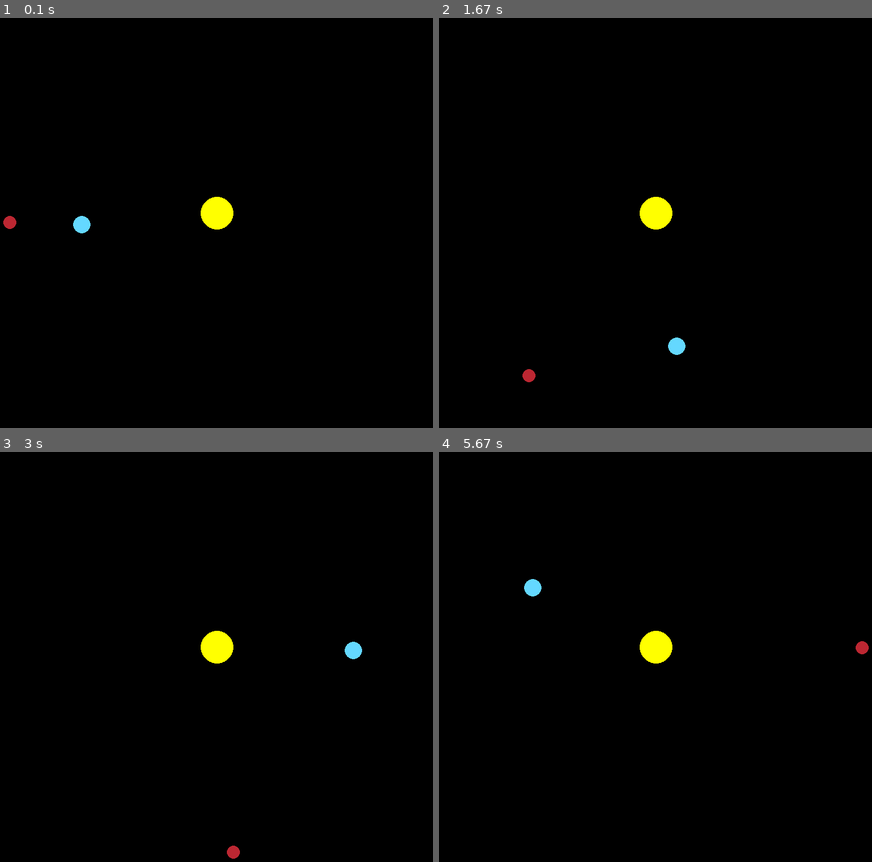
Above: before the commit, frames 1-4 (two rows, left to right).
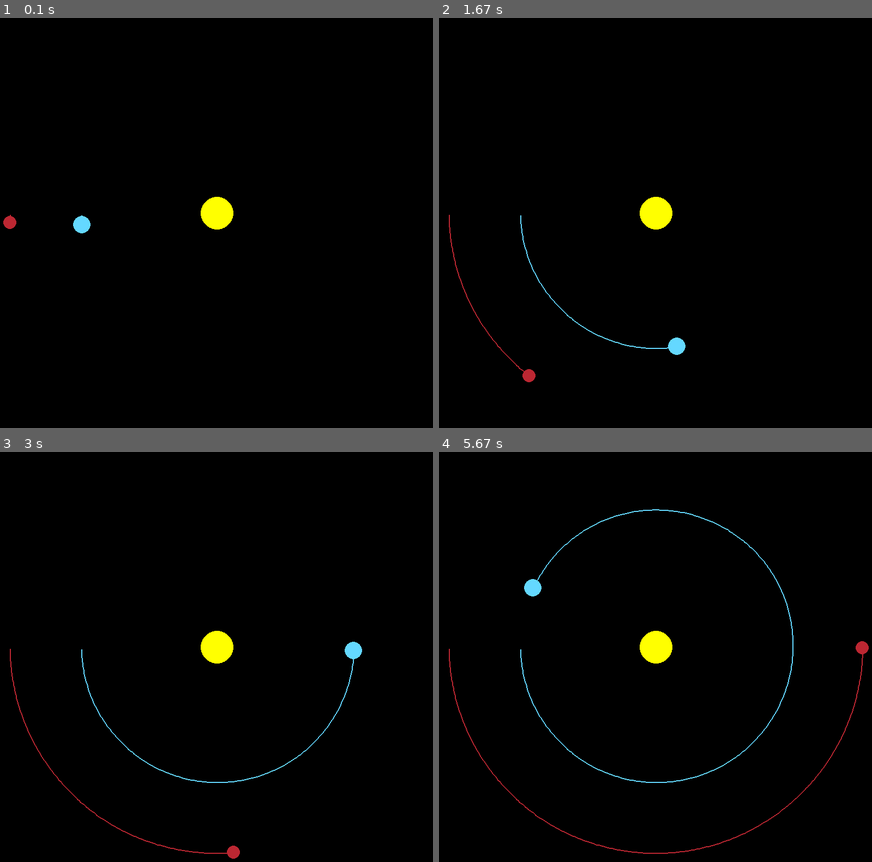
Above: after the commit, the same moments.

Repository: anant2025grad/planet-simulator-with-pygame
Game: pygame game, started from planetSim.py
Two runs of this game, one before a commit and one after it. Both use one fixed random seed, a clock stepped at 60 frames per second and the inputs below.
Inputs:
- Up to frame 1 (0.1 s): no input
- Up to frame 2 (1.67 s): no input
- Up to frame 3 (3 s): no input
- Up to frame 4 (5.67 s): no input

The runs differ from the first frame. In frame 1, less than 0.1% of the frame differs, in the area x 2-20%, y 48-49%; in frame 2, 0.2%; in frame 3, 0.4%; in frame 4, 0.8%, in the area x 2-98%, y 13-99%.

Commit message:
added toggleable orbit path functionality.

Diff:
--- a/planetSim.py
+++ b/planetSim.py
@@ -30,6 +30,19 @@
     def draw(self, window):
         x = self.x * self.SCALE + (WIDTH / 2)
         y = self.y * self.SCALE + (HEIGHT / 2)
+        show_orbits = True
+
+        if show_orbits:
+            if len(self.orbit) > 2:
+                updated_points = []
+                for point in self.orbit:
+                    x, y = point
+                    x = x * self.SCALE + (WIDTH / 2)
+                    y = y * self.SCALE + (HEIGHT / 2)
+                    updated_points.append((x, y))
+
+                pygame.draw.lines(window, self.color, False, updated_points, 2)
+
         pygame.draw.circle(window, self.color, (x,y), self.radius)
 
     def attraction(self, other):
